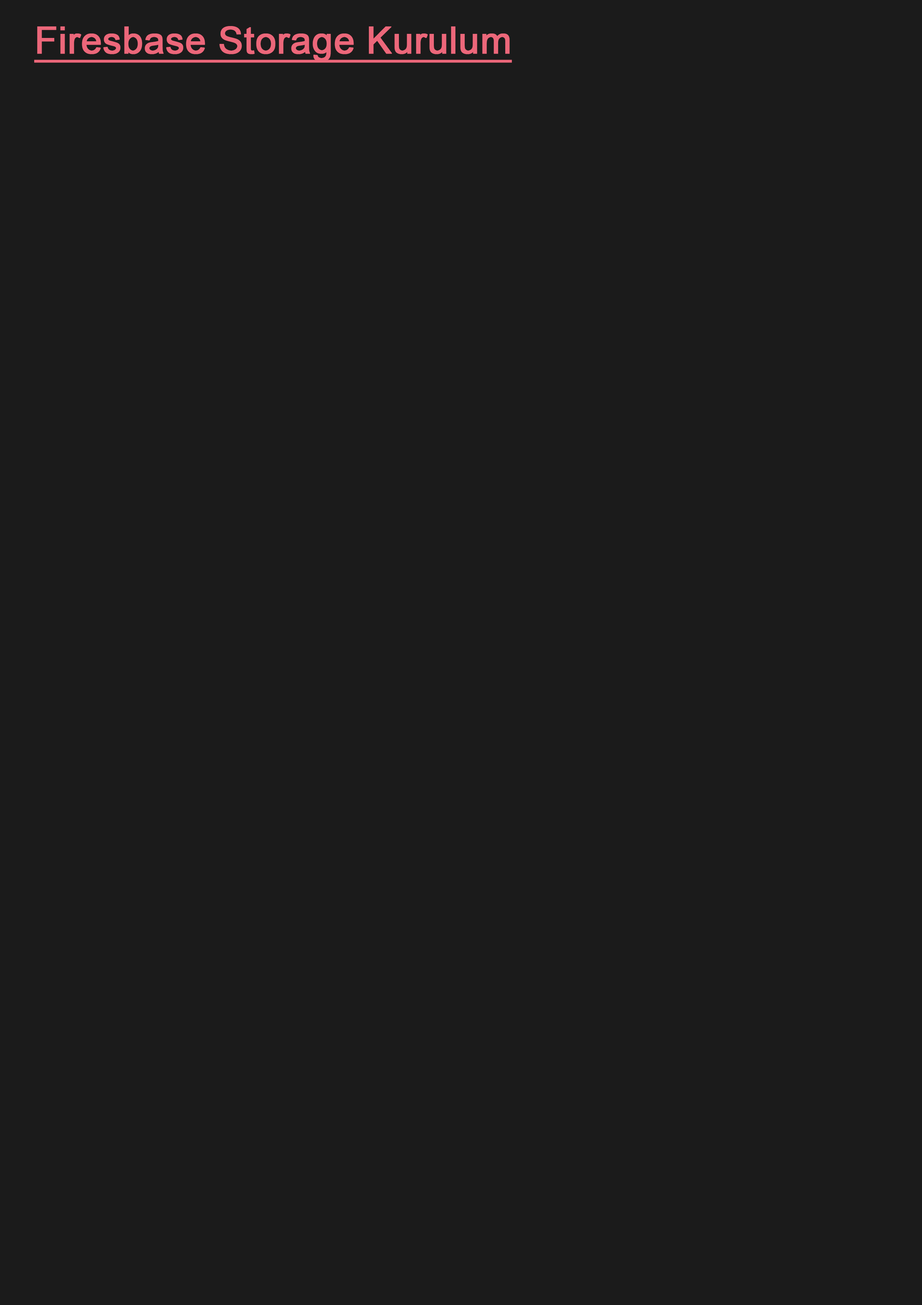
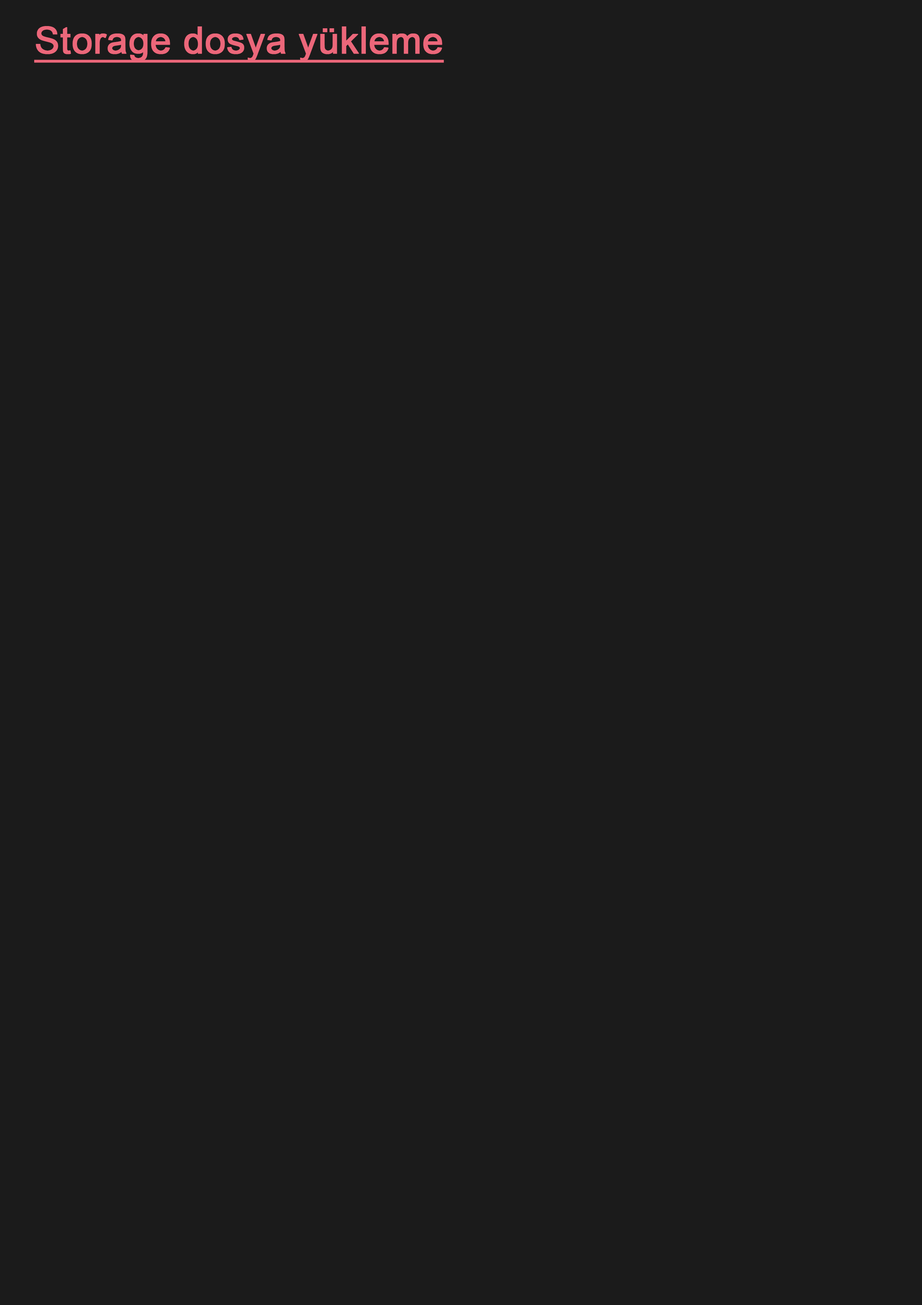
Layers edited between the first and the second 922×1305 image:
renamed "Firesbase Storage Kurulum" to "Storage dosya yükleme", painted on it over box(35, 26, 513, 63)
